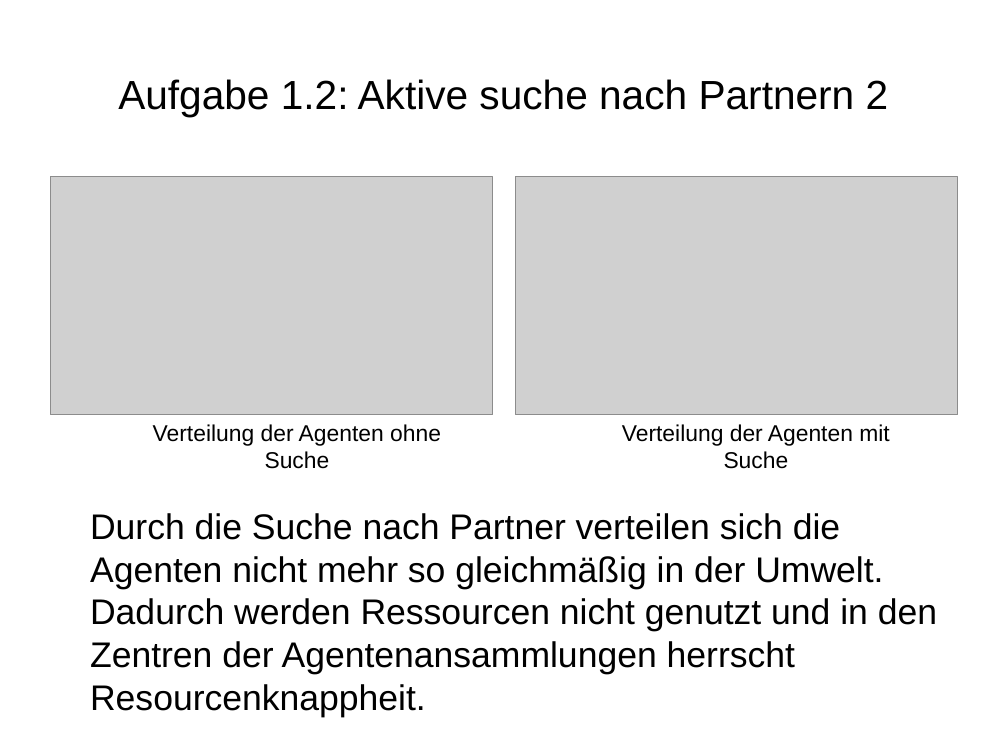
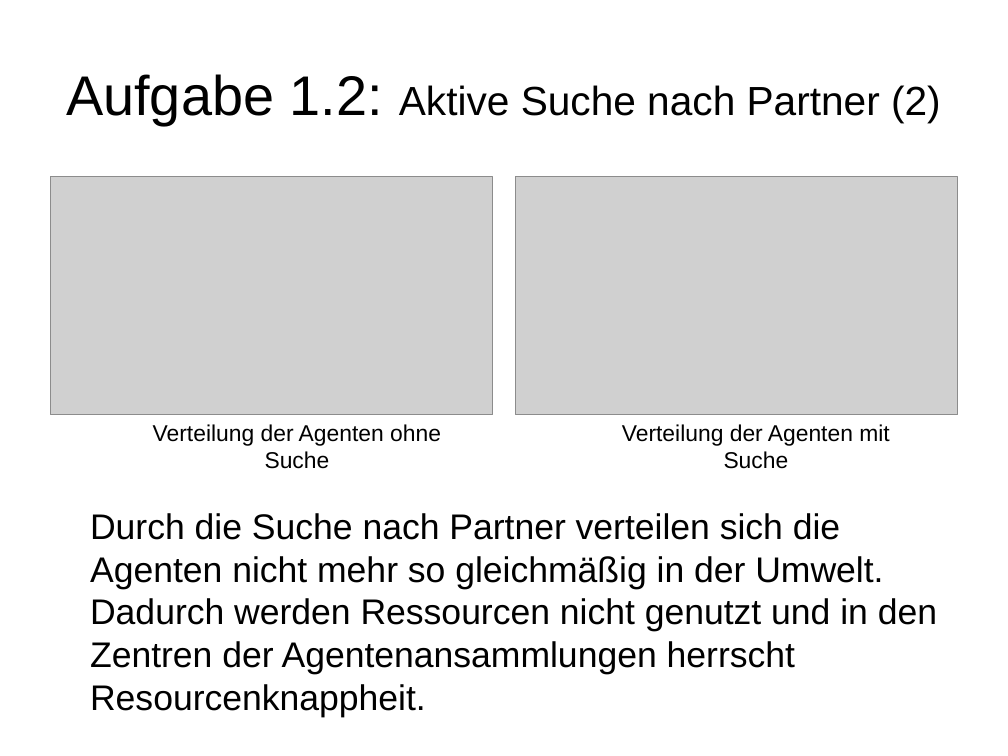
Before and after one commit to wsmirnow/Sugarscape, a slide deck: slide 12 of Presentation/Presentation.odp. Drawn at 1008x756 pixels with LibreOffice and Linux fonts; fonts in the diff are those of the drawing; grey boxes stand for pictures. Boxes give left, top, right and bottom in pixels: in the first picture for what was removed or moved away, otherwise in the second. Text is boxed around its words. In the diff, an @@ line names an element or a change of style, - is before the commit and + after.

```diff
--- a/Presentation/Presentation.odp
+++ b/Presentation/Presentation.odp
@@ title at [66,74,941,125]: text changed @@
-Aufgabe 1.2: Aktive suche nach Partnern 2
+Aufgabe 1.2: Aktive Suche nach Partner (2)
```
Also in this commit, not shown: 9 other slides changed, 2 other files.
